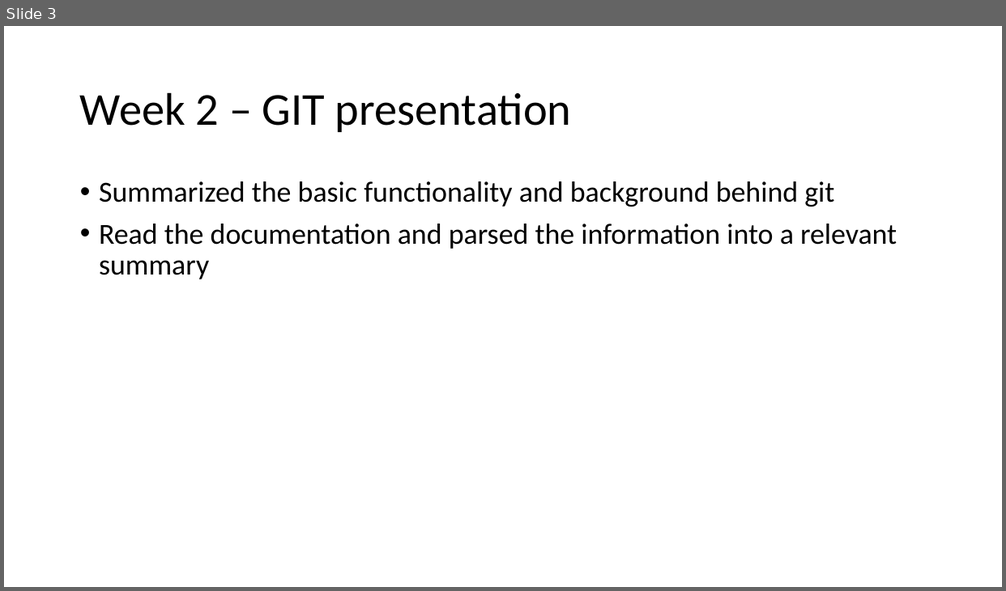
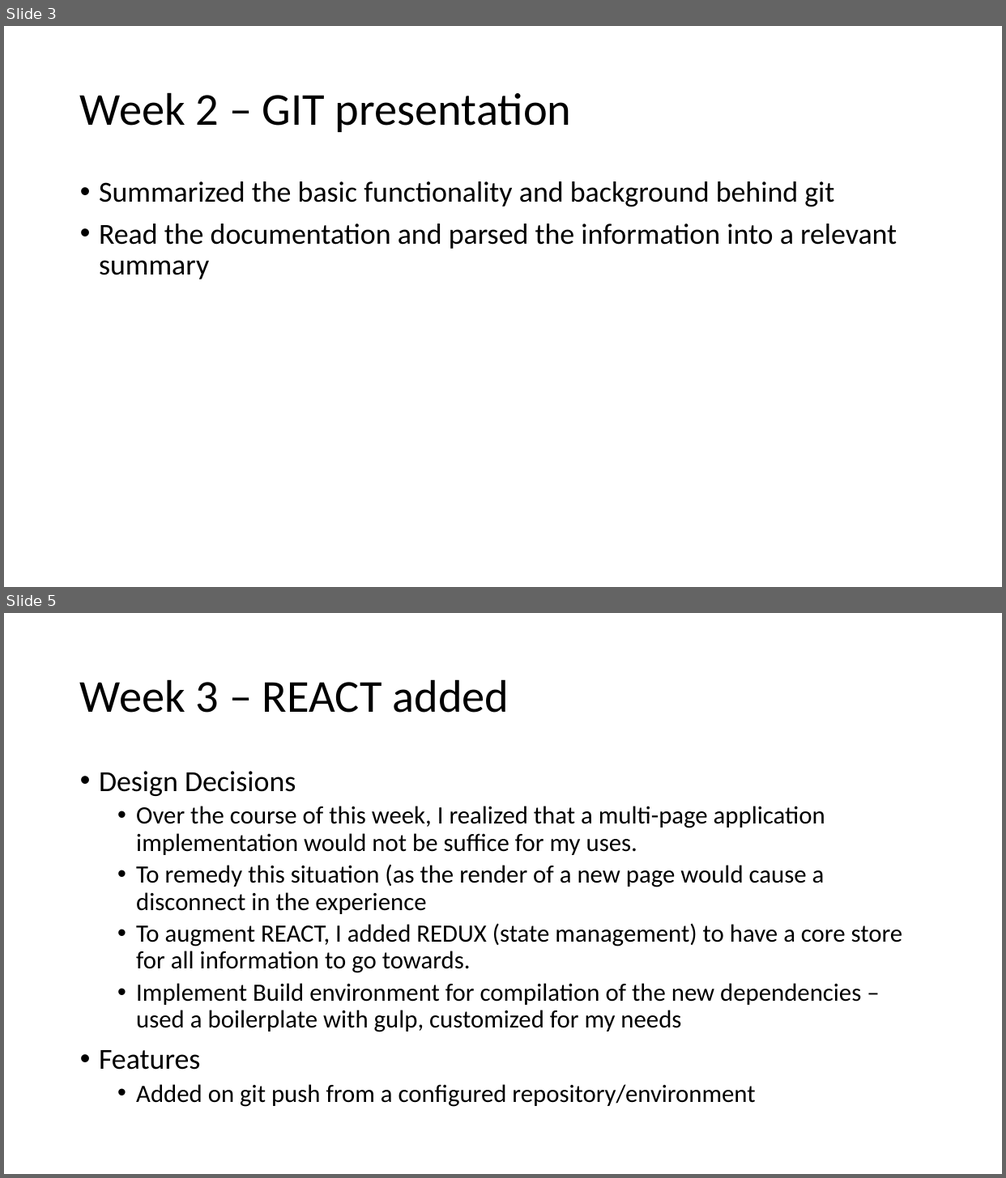
Before and after one commit to burwinliu-zz/my-jupyter-nb, a slide deck: Notes/summer2020/Summer_Summary.pptx. Shown one above the other, each under a label of ours: slide 3 before the commit, slides 3 and 5 after it; the slides between them are not shown. The pictures are 1006x591 and 1006x1178 pixels, drawn with LibreOffice and Linux fonts; fonts in the diff are those of the drawing. Boxes give left, top, right and bottom in pixels: in the first picture for what was removed or moved away, otherwise in the second. Text is boxed around its words. In the diff, an @@ line names an element or a change of style, - is before the commit and + after.

```diff
--- a/Notes/summer2020/Summer_Summary.pptx
+++ b/Notes/summer2020/Summer_Summary.pptx
@@ slide 5 added at box(4, 613, 1002, 1174), background #FFFFFF @@
@@ title added at box(80, 679, 509, 713), 44 pt, text #000000 @@
+Week 3 – REACT added
@@ text added at box(99, 771, 903, 1107), 24 pt, text #000000 @@
+• Design Decisions
+  • Over the course of this week, I realized that a multi-page application implementation would not be suffice for my uses.
+  • To remedy this situation (as the render of a new page would cause a disconnect in the experience
+  • To augment REACT, I added REDUX (state management) to have a core store for all information to go towards.
+  • Implement Build environment for compilation of the new dependencies – used a boilerplate with gulp, customized for my needs
+• Features
+  • Added on git push from a configured repository/environment
```
Also in this commit, not shown: 1 slide changed, 4 other slides added, 37 other files.
